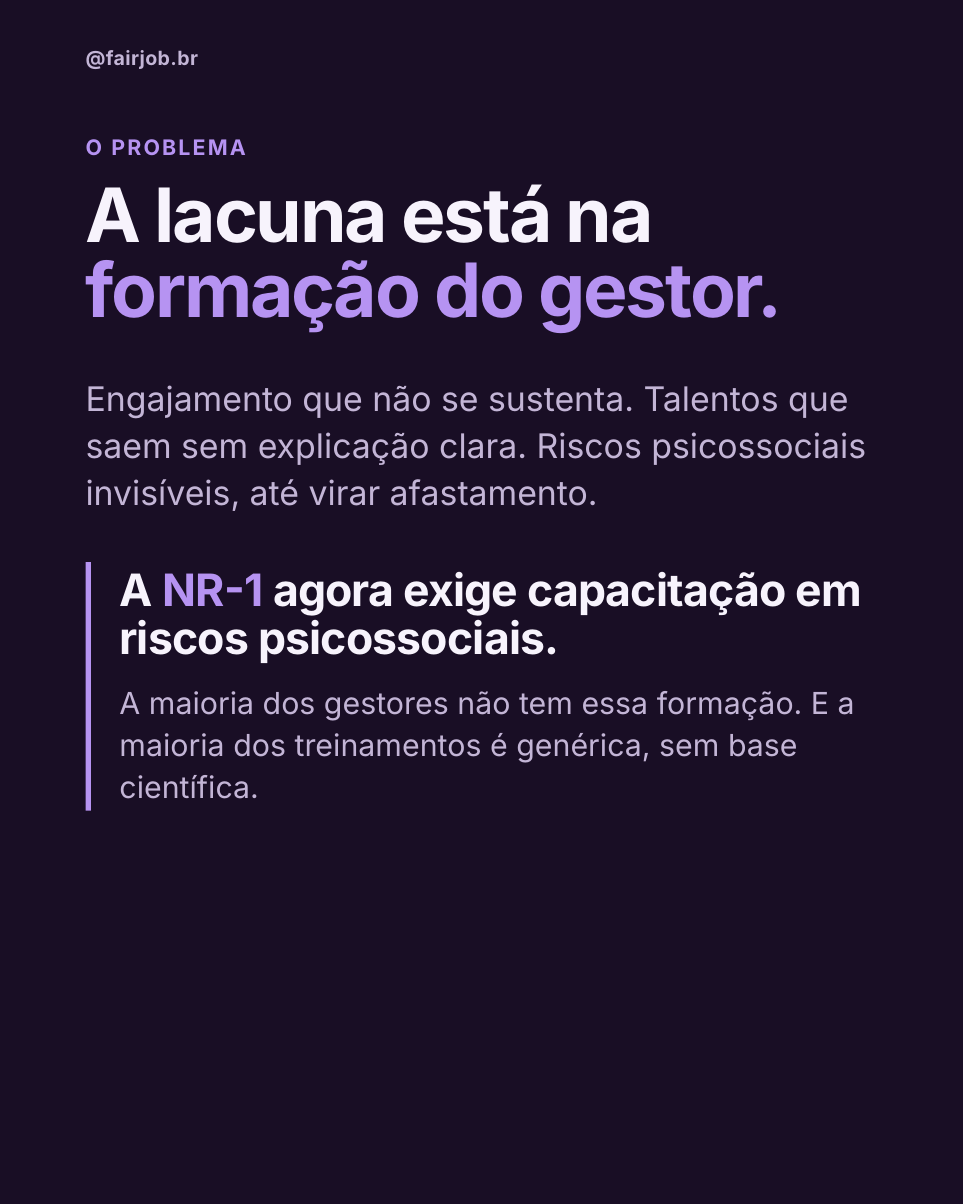
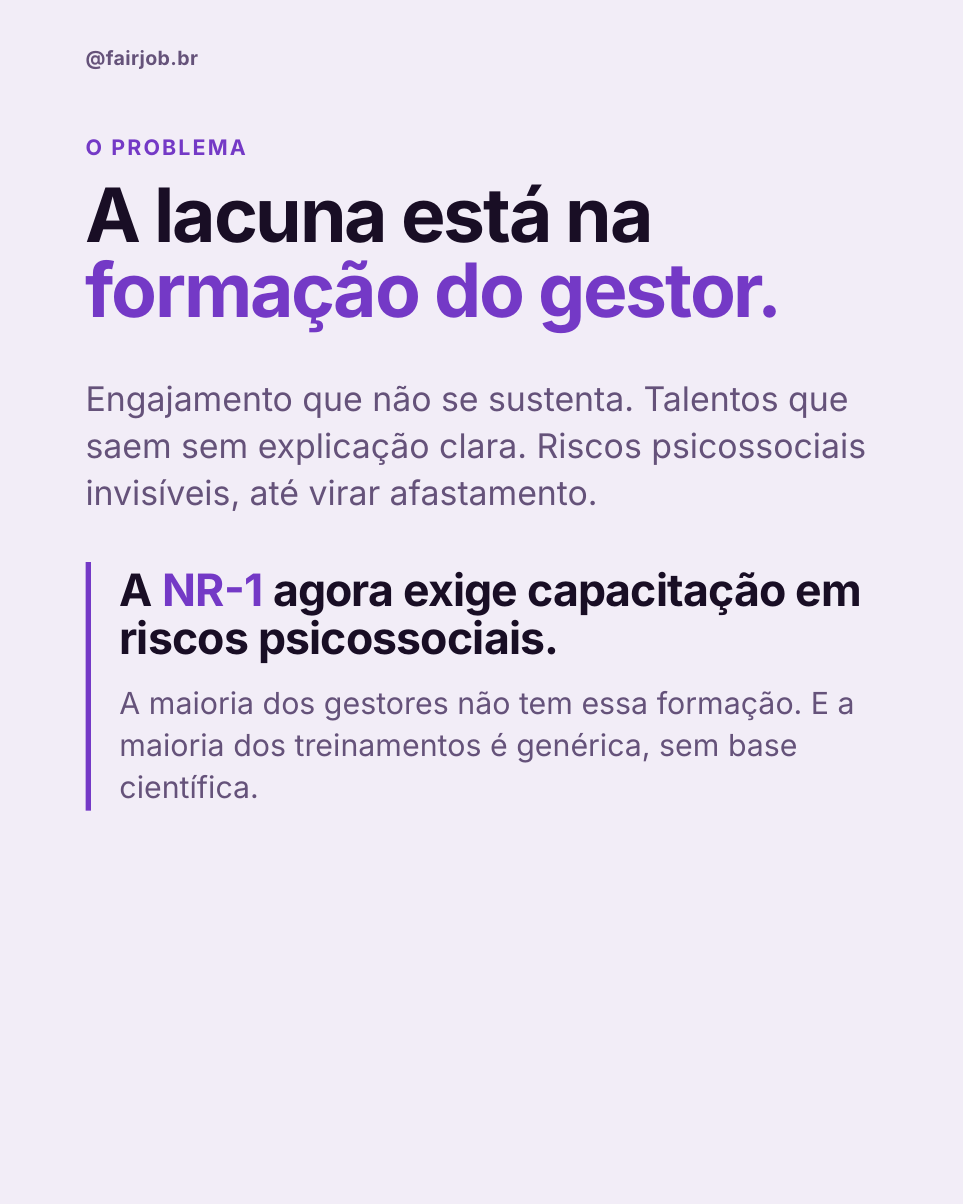
Before and after one commit to nina-rebello/comunicacao-fairjob, a slide deck: slide 2 of posts/06-fairedu/carrossel-5-canva.pptx. Drawn at 963x1204 pixels with LibreOffice and Linux fonts; fonts in the diff are those of the drawing. Boxes give left, top, right and bottom in pixels: in the first picture for what was removed or moved away, otherwise in the second. Text is boxed around its words. In the diff, an @@ line names an element or a change of style, - is before the commit and + after.

```diff
--- a/posts/06-fairedu/carrossel-5-canva.pptx
+++ b/posts/06-fairedu/carrossel-5-canva.pptx
@@ background #190E25 to #F2EDF7 @@
@@ text "O PROBLEMA" at bbox=[86, 139, 102, 155]: text colour #B693F2 to #7439C6 @@
@@ text "A lacuna está na formação ..." at bbox=[86, 184, 782, 333]: text colour #F7F3FC to #190E25 in "A lacuna está na"; text colour #B693F2 to #7439C6 in "formação do gestor." @@
@@ rectangle at bbox=[86, 562, 91, 811]: fill #B693F2 to #7439C6 @@
@@ text "A NR-1 agora exige capacitação ..." at bbox=[119, 572, 861, 663]: text colour #F7F3FC to #190E25; text colour #B693F2 to #7439C6 in "NR-1" @@
@@ text colour #C3B5D6 to #65527A in 3 elements at bbox=[86, 50, 198, 69], bbox=[86, 385, 866, 511], bbox=[119, 691, 855, 799] @@
```
Also in this commit, not shown: 4 other slides changed, 16 other files.
